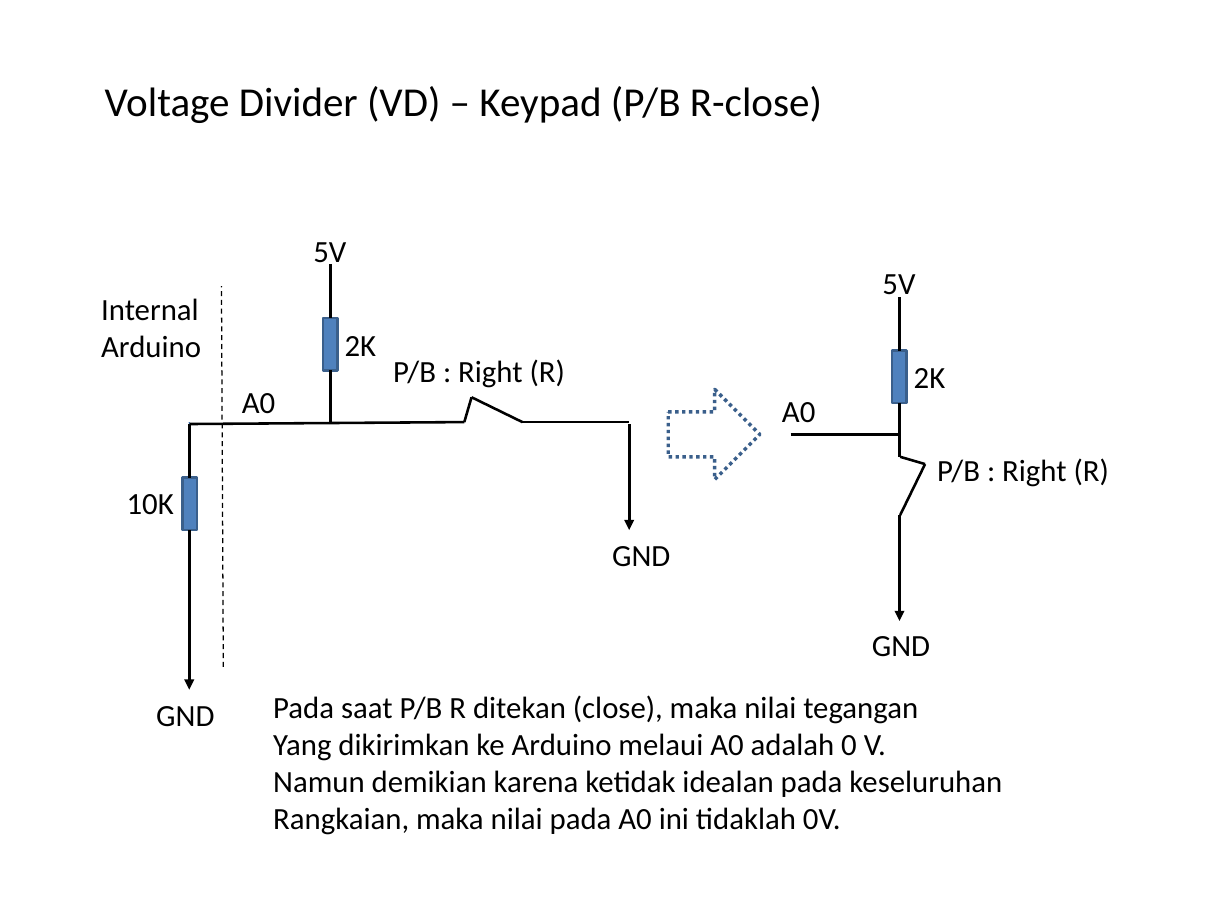
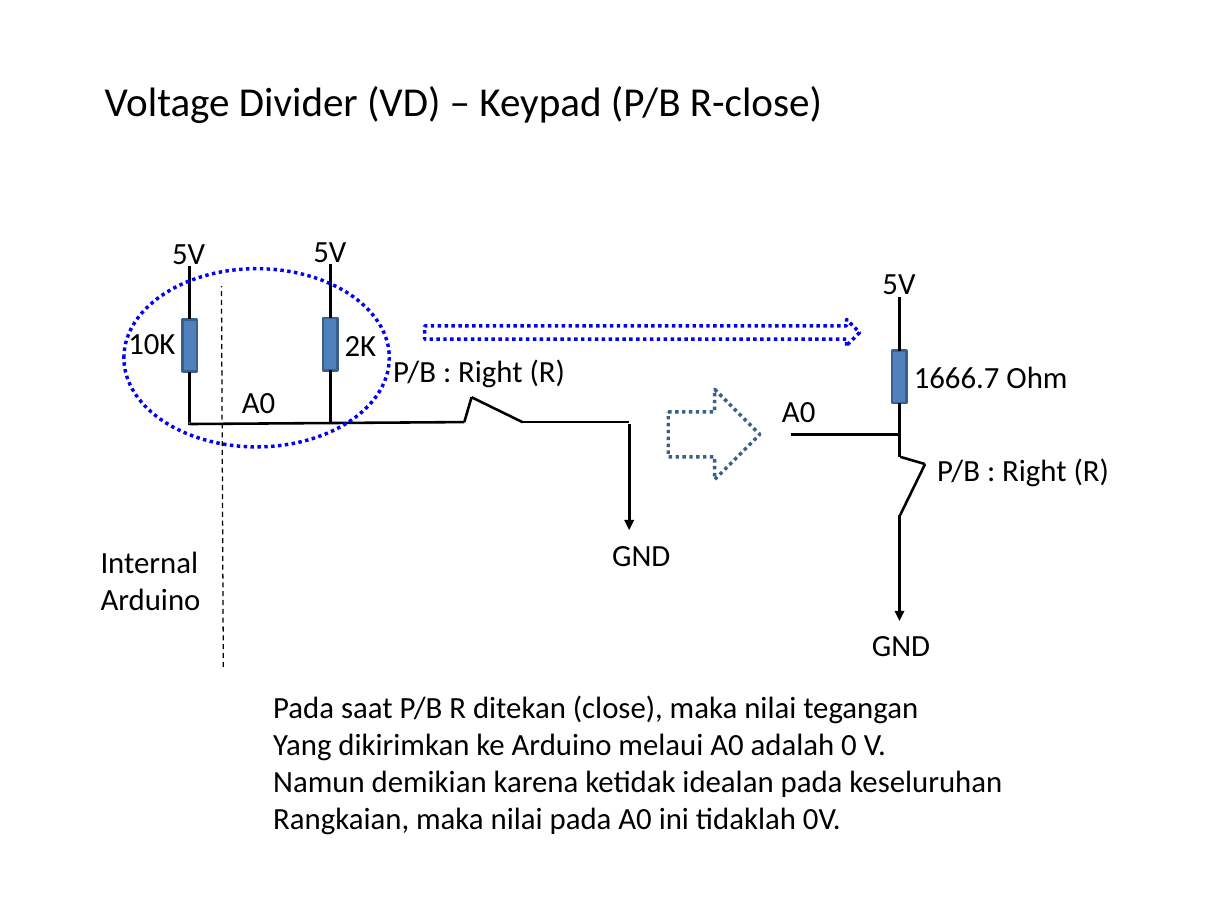
Before and after one commit to slametsampon/WFPS, a slide deck: slide 33 of resources/WFPS.pptx. Drawn at 1232x924 pixels with LibreOffice and Linux fonts; fonts in the diff are those of the drawing; background and template pictures are left out. Boxes give left, top, right and bottom in pixels: in the first picture for what was removed or moved away, otherwise in the second. Text is boxed around its words. In the diff, an @@ line names an element or a change of style, - is before the commit and + after.

```diff
--- a/resources/WFPS.pptx
+++ b/resources/WFPS.pptx
@@ ellipse added at (124, 269, 389, 447), outline #0000FF 2 pt dashed @@
@@ text added at (172, 244, 205, 272), 18 pt, text #000000 @@
+5V
@@ down arrow added at (425, 319, 860, 345), outline #0000FF 2 pt dashed @@
@@ 2 lines, 1 text, 1 rectangle: place and size @@
-2 lines, 1 text, 1 rectangle at (127, 424, 197, 584)
+2 lines, 1 text, 1 rectangle at (128, 266, 197, 425)
@@ text at (914, 366, 1067, 389): text changed @@
-2K
+1666.7 Ohm
@@ text "Internal": place and size @@
-text "Internal" at (101, 298, 201, 358)
+text "Internal" at (101, 551, 201, 611)
@@ arrow removed from (190, 584) to (190, 690) @@
@@ text removed at (156, 706, 214, 727) @@
-GND
```
Also in this commit, not shown: 1 other slide changed, 2 other files.
